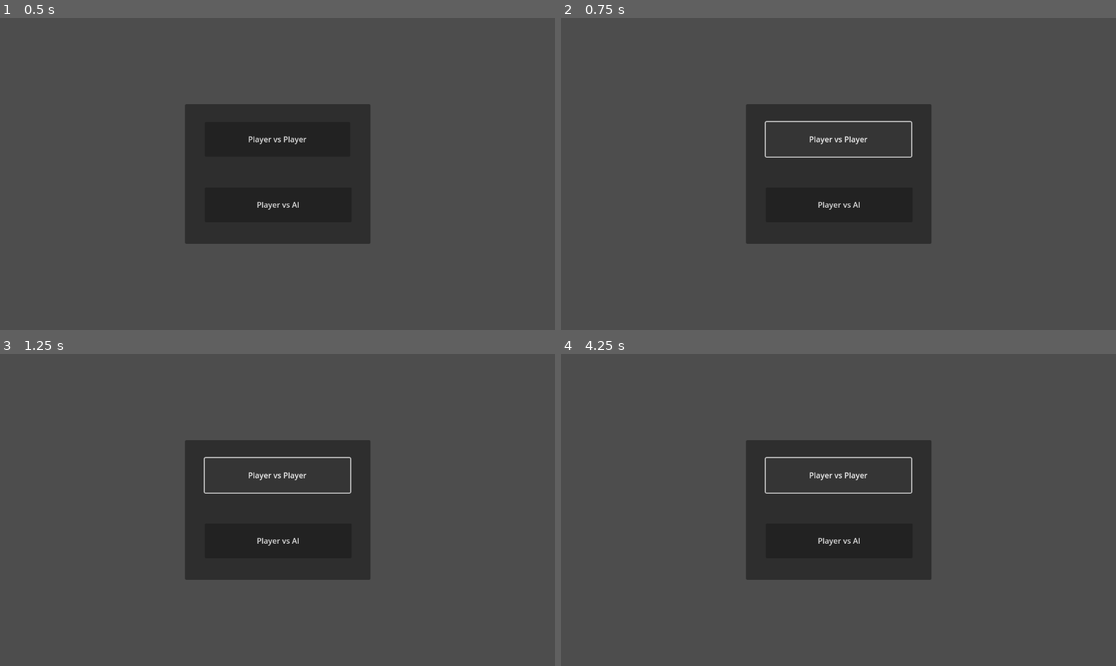
Above: before the commit, frames 1-4 (two rows, left to right).
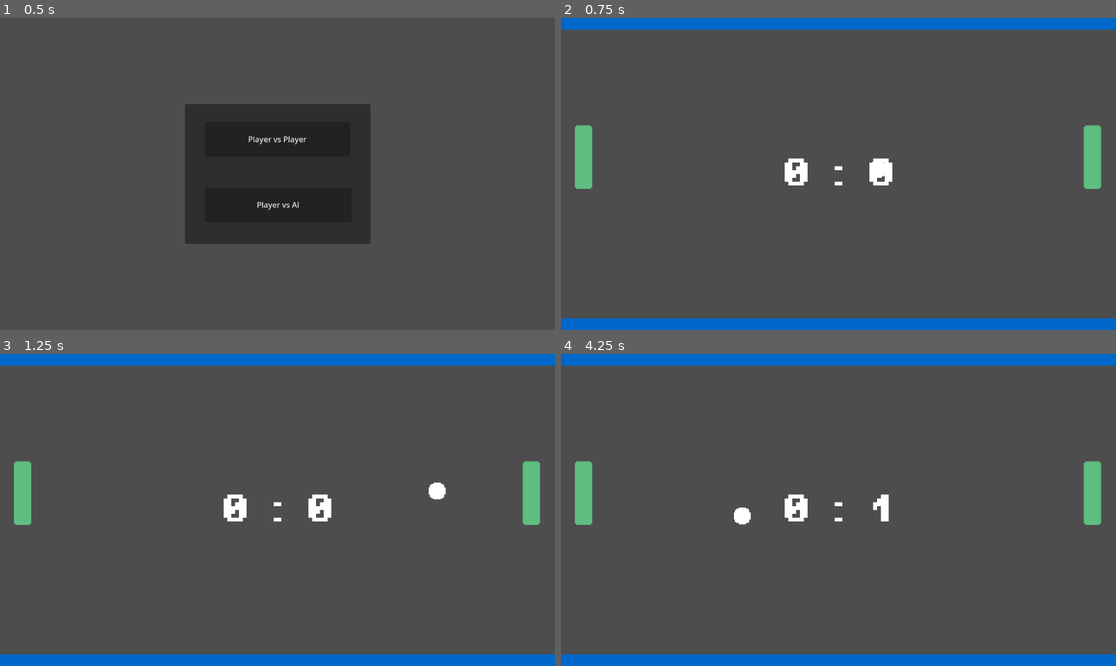
Above: after the commit, the same moments.

Repository: Mimi522/Godot-20-Game-Challenge
Game: Godot game, scene res://scenes/main_menu.tscn
Two runs of this game, one before a commit and one after it. Both use one fixed random seed, a clock stepped at 60 frames per second and the inputs below.
Inputs (mouse positions are in pixels of both pictures, inside the frame that each line leads up to):
- Up to frame 1 (0.5 s): no input
- Up to frame 2 (0.75 s): click "Player vs Player" at 0.5 s
- Up to frame 3 (1.25 s): no input
- Up to frame 4 (4.25 s): click (838, 541) at 1.25 s, where only the run before the commit has a clickable "Player vs AI"; click (838, 475) at 2 s, where only the run before the commit has a clickable "Player vs Player"; click (838, 541) at 2.75 s, where only the run before the commit has a clickable "Player vs AI"; click (838, 475) at 3.5 s, where only the run before the commit has a clickable "Player vs Player"

Frame 1 is identical in both runs. In frame 2, 21% of the frame differs, in the area x 0-100%, y 0-100%; in frame 3, 21%; in frame 4, 21%.

Commit message:
feat: open scene by menu button

Diff:
--- a/Pong/scenes/main_menu.tscn
+++ b/Pong/scenes/main_menu.tscn
@@ -1,4 +1,6 @@
-[gd_scene format=3 uid="uid://1mh7pk68akni"]
+[gd_scene load_steps=2 format=3 uid="uid://1mh7pk68akni"]
+
+[ext_resource type="Script" path="res://scripts/main_menu.gd" id="1_12m1n"]
 
 [node name="MainMenu" type="Control"]
 layout_mode = 3
@@ -7,6 +9,7 @@
 anchor_bottom = 1.0
 grow_horizontal = 2
 grow_vertical = 2
+script = ExtResource("1_12m1n")
 
 [node name="Panel" type="Panel" parent="."]
 layout_mode = 1
@@ -51,3 +54,5 @@
 grow_horizontal = 2
 grow_vertical = 2
 text = "Player vs AI"
+
+[connection signal="pressed" from="Panel/Player vs Player button" to="." method="_on_player_vs_player_button_pressed"]
--- /dev/null
+++ b/Pong/scripts/main_menu.gd
@@ -0,0 +1,16 @@
+extends Control
+
+var game_scene = "res://scenes/game.tscn"
+
+# Called when the node enters the scene tree for the first time.
+func _ready():
+	pass # Replace with function body.
+
+
+# Called every frame. 'delta' is the elapsed time since the previous frame.
+func _process(delta):
+	pass
+
+
+func _on_player_vs_player_button_pressed():
+	get_tree().change_scene_to_file(game_scene)
